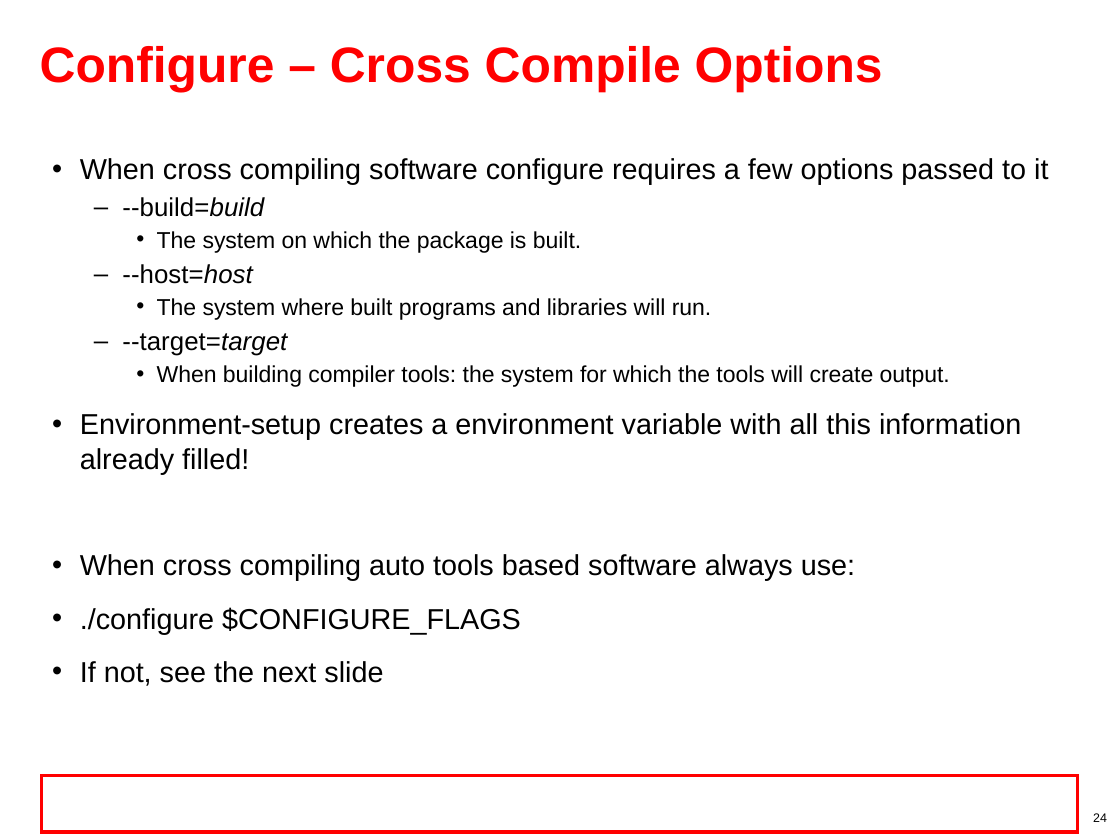
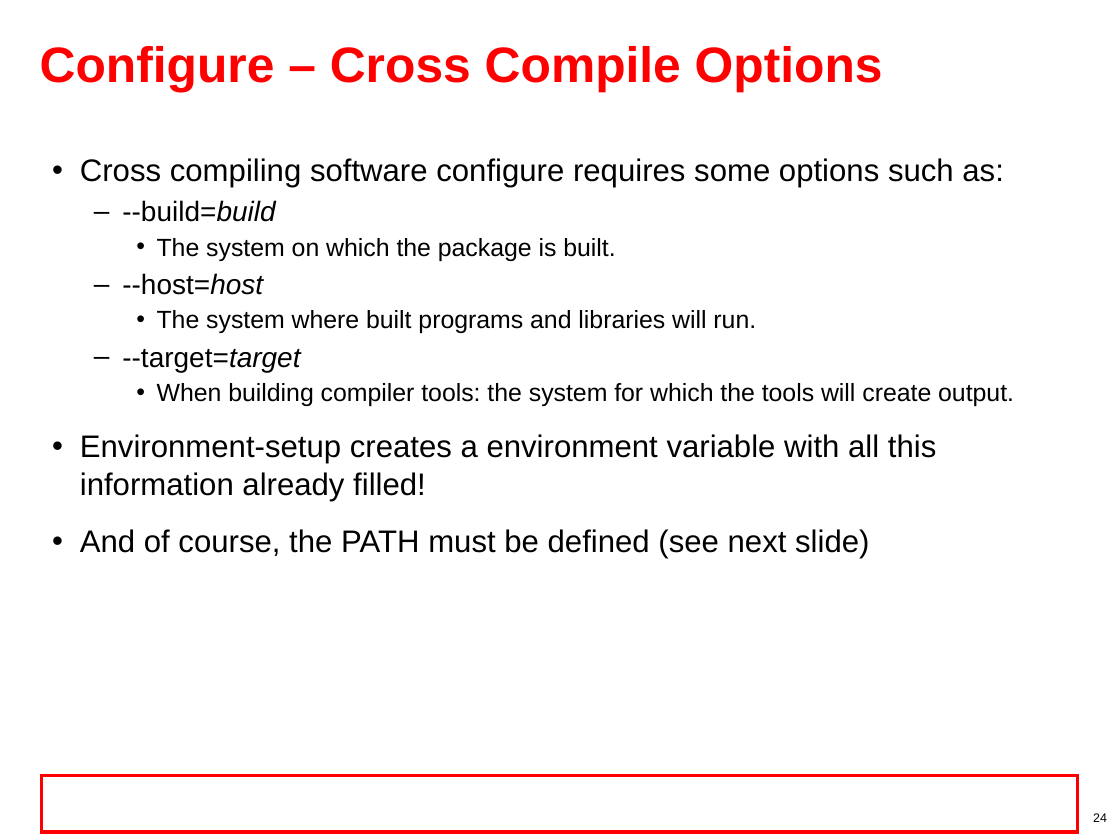
Before and after one commit to hari1989/keystone-workshop, a slide deck: slide 24 of preliminary/Working/presentations/Sitara/sitara_boot_camp_toolchain_Ran.pptx. Drawn at 1120x840 pixels with LibreOffice and Linux fonts; fonts in the diff are those of the drawing; background and template pictures are left out. Boxes give left, top, right and bottom in pixels: in the first picture for what was removed or moved away, otherwise in the second. Text is boxed around its words. In the diff, an @@ line names an element or a change of style, - is before the commit and + after.

```diff
--- a/preliminary/Working/presentations/Sitara/sitara_boot_camp_toolchain_Ran.pptx
+++ b/preliminary/Working/presentations/Sitara/sitara_boot_camp_toolchain_Ran.pptx
@@ text at box(80, 158, 1004, 188): text changed; size 18.5 to 20 pt @@
-• When cross compiling software configure requires a few options passed to it
+• Cross compiling software configure requires some options such as:
@@ text at box(80, 200, 1014, 501): size 16.6 to 18 pt in "--build=build", "--host=host", "--target=target"; size 14.8 to 16 pt in "The system on which the package is ...", "The system where built programs and libraries ...", "When building compiler tools: the system for ..."; size 18.5 to 20 pt in "Environment-setup creates a environment variable with all ..." @@
@@ text at box(80, 529, 869, 559): text changed; size 18.5 to 20 pt @@
-• When cross compiling auto tools based software always use:
-• ./configure $CONFIGURE_FLAGS
-• If not, see the next slide
+• And of course, the PATH must be defined (see next slide)
```
Also in this commit, not shown: 17 other slides changed.
